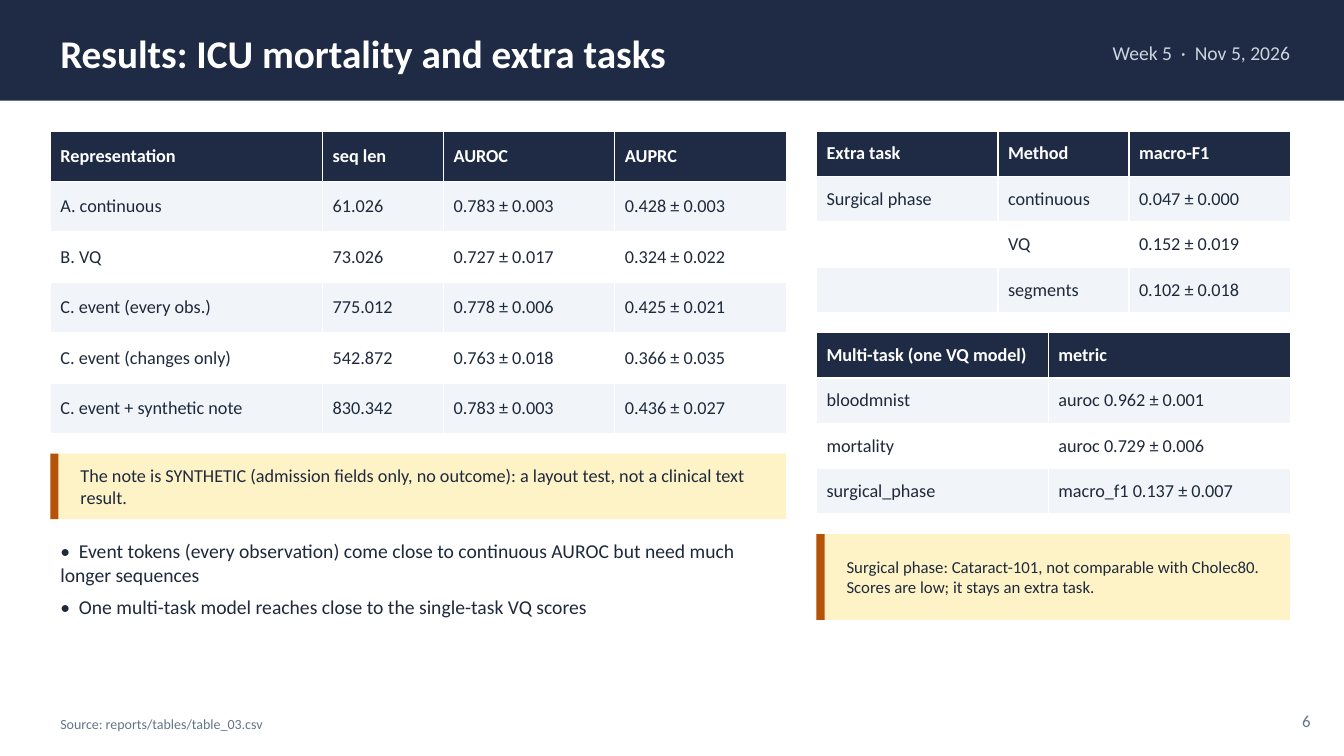
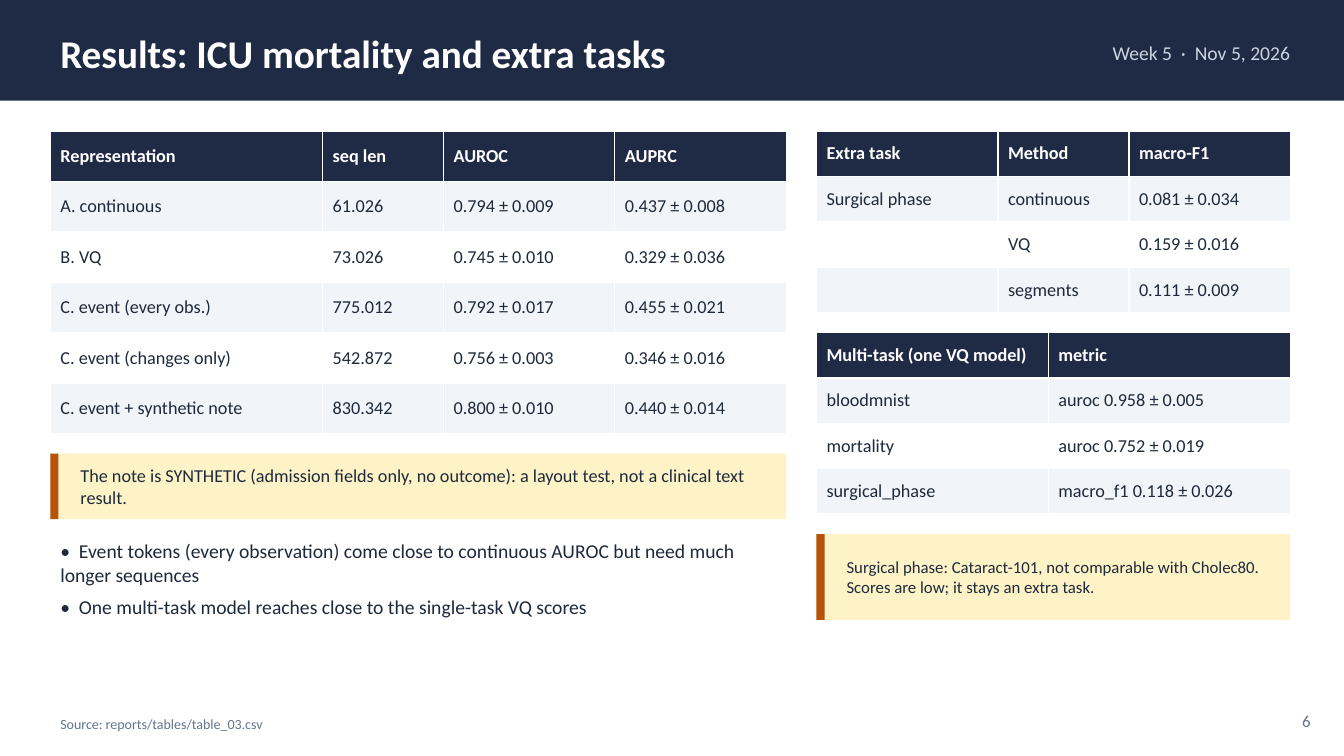
Before and after one commit to REDOANUZZAMAN/medtok, a slide deck: slide 6 of slides/week05_progress.pptx. Drawn at 1344x756 pixels with LibreOffice and Linux fonts; fonts in the diff are those of the drawing. Boxes give left, top, right and bottom in pixels: in the first picture for what was removed or moved away, otherwise in the second. Text is boxed around its words. In the diff, an @@ line names an element or a change of style, - is before the commit and + after.

```diff
--- a/slides/week05_progress.pptx
+++ b/slides/week05_progress.pptx
@@ table at (50,131,786,434) @@
-row 2, column 3: 0.783 ± 0.003
+row 2, column 3: 0.794 ± 0.009
-row 2, column 4: 0.428 ± 0.003
+row 2, column 4: 0.437 ± 0.008
-row 3, column 3: 0.727 ± 0.017
+row 3, column 3: 0.745 ± 0.010
-row 3, column 4: 0.324 ± 0.022
+row 3, column 4: 0.329 ± 0.036
-row 4, column 3: 0.778 ± 0.006
+row 4, column 3: 0.792 ± 0.017
-row 4, column 4: 0.425 ± 0.021
+row 4, column 4: 0.455 ± 0.021
-row 5, column 3: 0.763 ± 0.018
+row 5, column 3: 0.756 ± 0.003
-row 5, column 4: 0.366 ± 0.035
+row 5, column 4: 0.346 ± 0.016
-row 6, column 3: 0.783 ± 0.003
+row 6, column 3: 0.800 ± 0.010
-row 6, column 4: 0.436 ± 0.027
+row 6, column 4: 0.440 ± 0.014
@@ table at (817,131,1291,313) @@
-row 2, column 3: 0.047 ± 0.000
+row 2, column 3: 0.081 ± 0.034
-row 3, column 3: 0.152 ± 0.019
+row 3, column 3: 0.159 ± 0.016
-row 4, column 3: 0.102 ± 0.018
+row 4, column 3: 0.111 ± 0.009
@@ table at (817,333,1291,514) @@
-row 2, column 2: auroc 0.962 ± 0.001
+row 2, column 2: auroc 0.958 ± 0.005
-row 3, column 2: auroc 0.729 ± 0.006
+row 3, column 2: auroc 0.752 ± 0.019
-row 4, column 2: macro_f1 0.137 ± 0.007
+row 4, column 2: macro_f1 0.118 ± 0.026
```
Also in this commit, not shown: 1 other slide changed, 1 other file.
